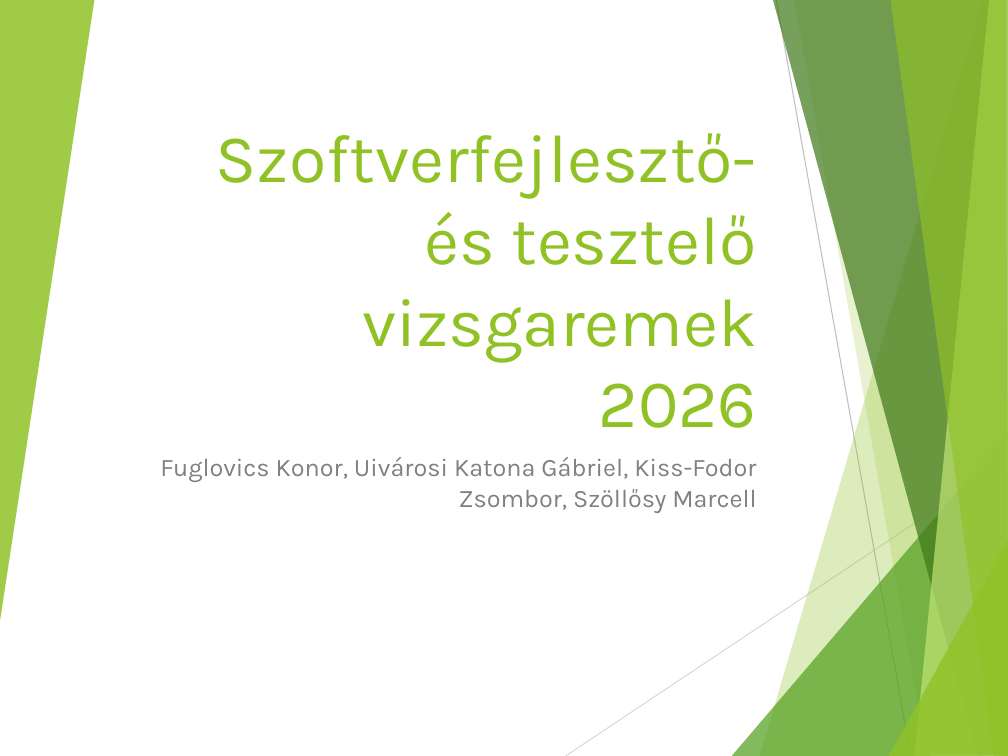
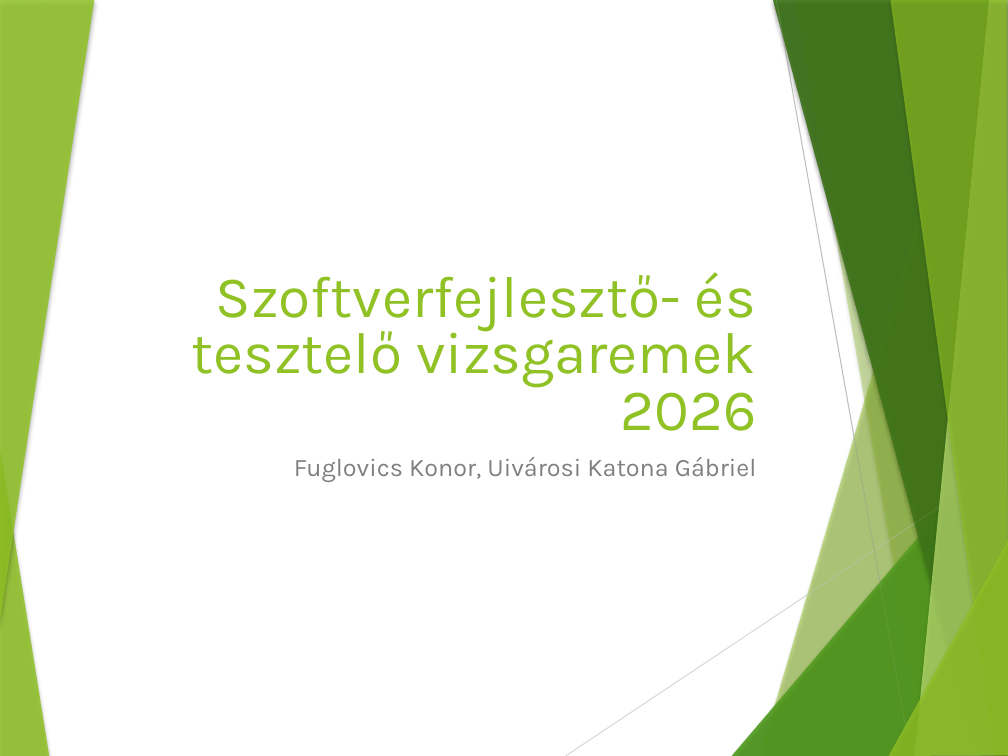
Before and after one commit to Gabi4555/Vizsga_Project, a slide deck: slide 1 of Dokumentációk/Szoftverfejlesztő- és tesztelő vizsgaremek.pptx. Drawn at 1008x756 pixels with LibreOffice and Linux fonts; fonts in the diff are those of the drawing. Boxes give left, top, right and bottom in pixels: in the first picture for what was removed or moved away, otherwise in the second. Text is boxed around its words. In the diff, an @@ line names an element or a change of style, - is before the commit and + after.

```diff
--- a/Dokumentációk/Szoftverfejlesztő- és tesztelő vizsgaremek.pptx
+++ b/Dokumentációk/Szoftverfejlesztő- és tesztelő vizsgaremek.pptx
@@ background #191919 to #FFFFFF @@
@@ freeform shape at box(0, 0, 94, 627): shadow on; outline redrawn @@
@@ line (776, 0) - (911, 756): stroke #131313 0.75 pt to #BFBFBF 0.75 pt @@
@@ title "Szoftverfejlesztő- és tesztelő vizsgaremek 2026" at box(191, 272, 757, 431): size 48.6 to 41.9 pt; line spacing 1 to 0.8 @@
@@ freeform shape added at box(0, 443, 49, 756), fill #90C226 at 85% opacity @@
@@ subtitle at box(294, 457, 757, 482): text changed; text colour #F0F2F5 to #808080 @@
-Fuglovics Konor, Uivárosi Katona Gábriel, Kiss-Fodor Zsombor, Szöllősy Marcell
+Fuglovics Konor, Uivárosi Katona Gábriel
@@ line (565, 756) - (1008, 461): stroke #151515 0.75 pt to #D9D9D9 0.75 pt @@
@@ shadow on in 7 elements at box(760, 0, 1008, 756), box(794, 0, 1008, 756), box(732, 432, 1008, 756), box(773, 0, 1008, 756), box(914, 0, 1008, 756), box(890, 0, 1008, 756), box(888, 539, 1008, 756) @@
@@ group added at box(732, 0, 1008, 756): 7 freeform shapes @@
```
Also in this commit, not shown: 9 other slides changed, 2 slides removed, 24 other files.
